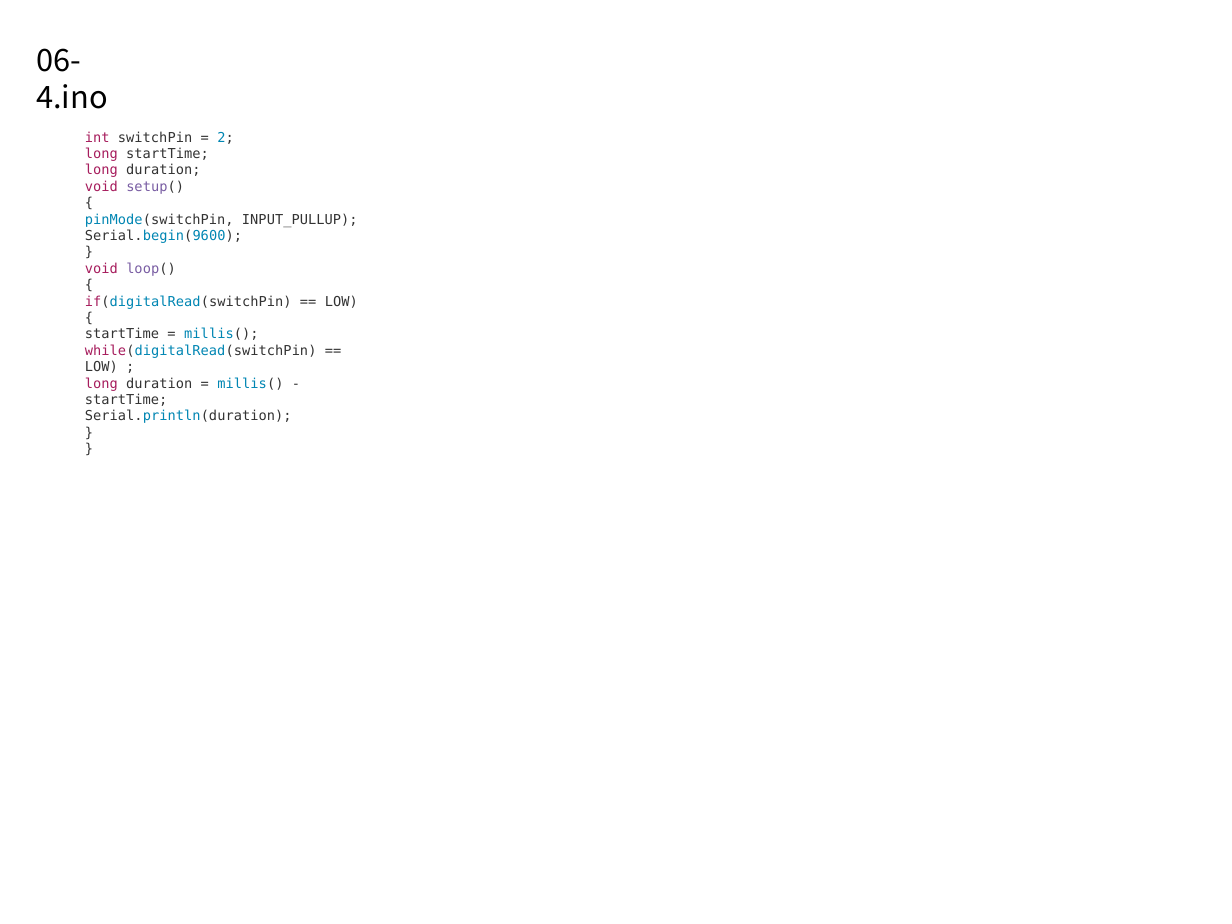
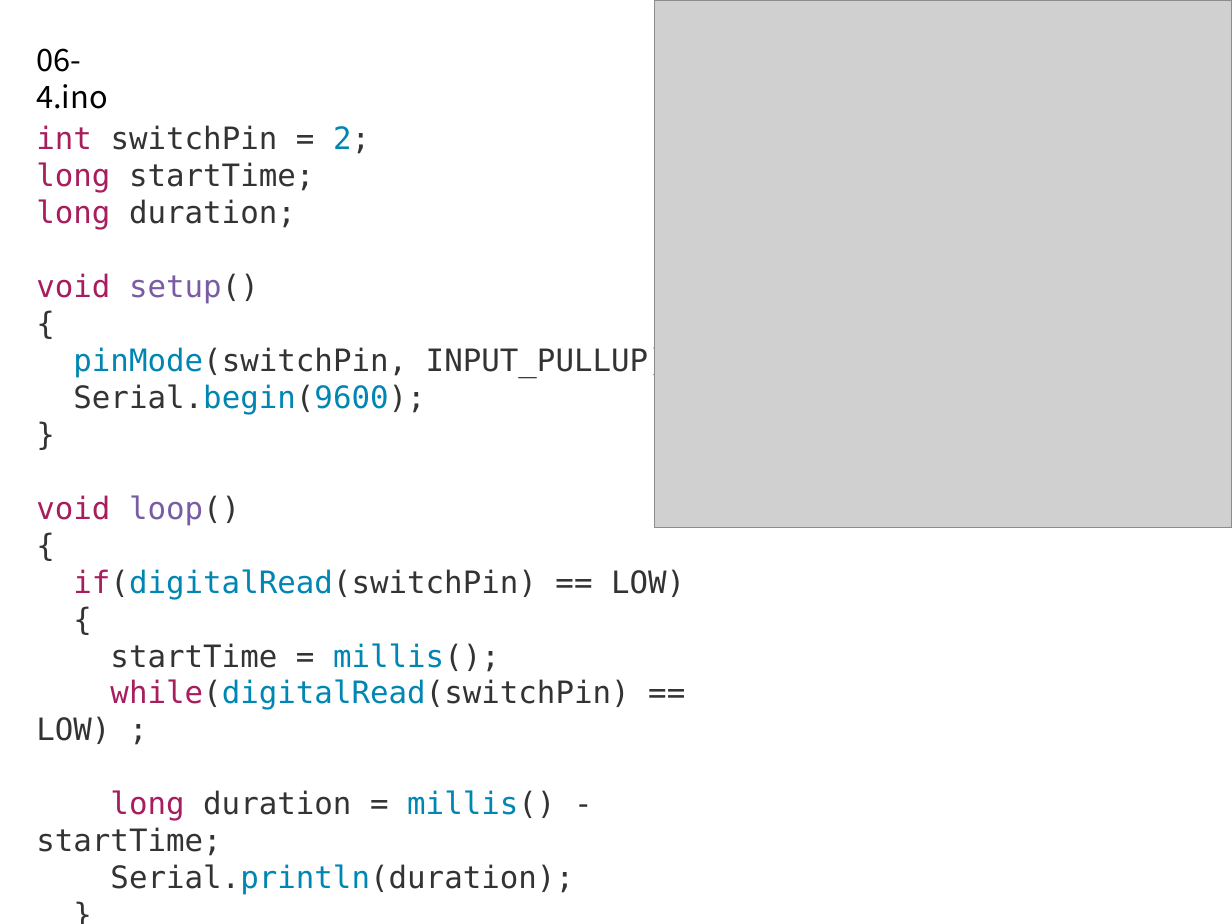
Before and after one commit to taesamja/summer_lec, a slide deck: slide 22 of 아두이노_초급연수.pptx. Drawn at 1232x924 pixels with LibreOffice and Linux fonts; fonts in the diff are those of the drawing; grey boxes stand for pictures. Boxes give left, top, right and bottom in pixels: in the first picture for what was removed or moved away, otherwise in the second. Text is boxed around its words. In the diff, an @@ line names an element or a change of style, - is before the commit and + after.

```diff
--- a/아두이노_초급연수.pptx
+++ b/아두이노_초급연수.pptx
@@ picture added at box(654, 0, 1232, 527) @@
@@ text "int switchPin = 2;": place and size @@
-text "int switchPin = 2;" at box(85, 131, 358, 423)
+text "int switchPin = 2;" at box(36, 125, 686, 895)
@@ text "int switchPin = 2;" at box(36, 125, 686, 895): size 8 to 18 pt @@
```
Also in this commit, not shown: 37 other slides changed.
